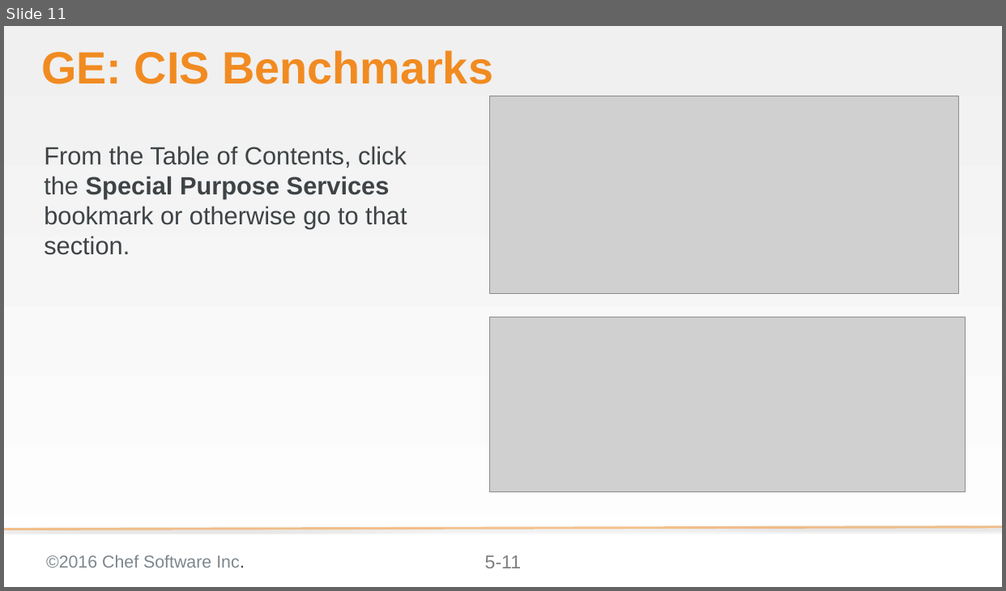
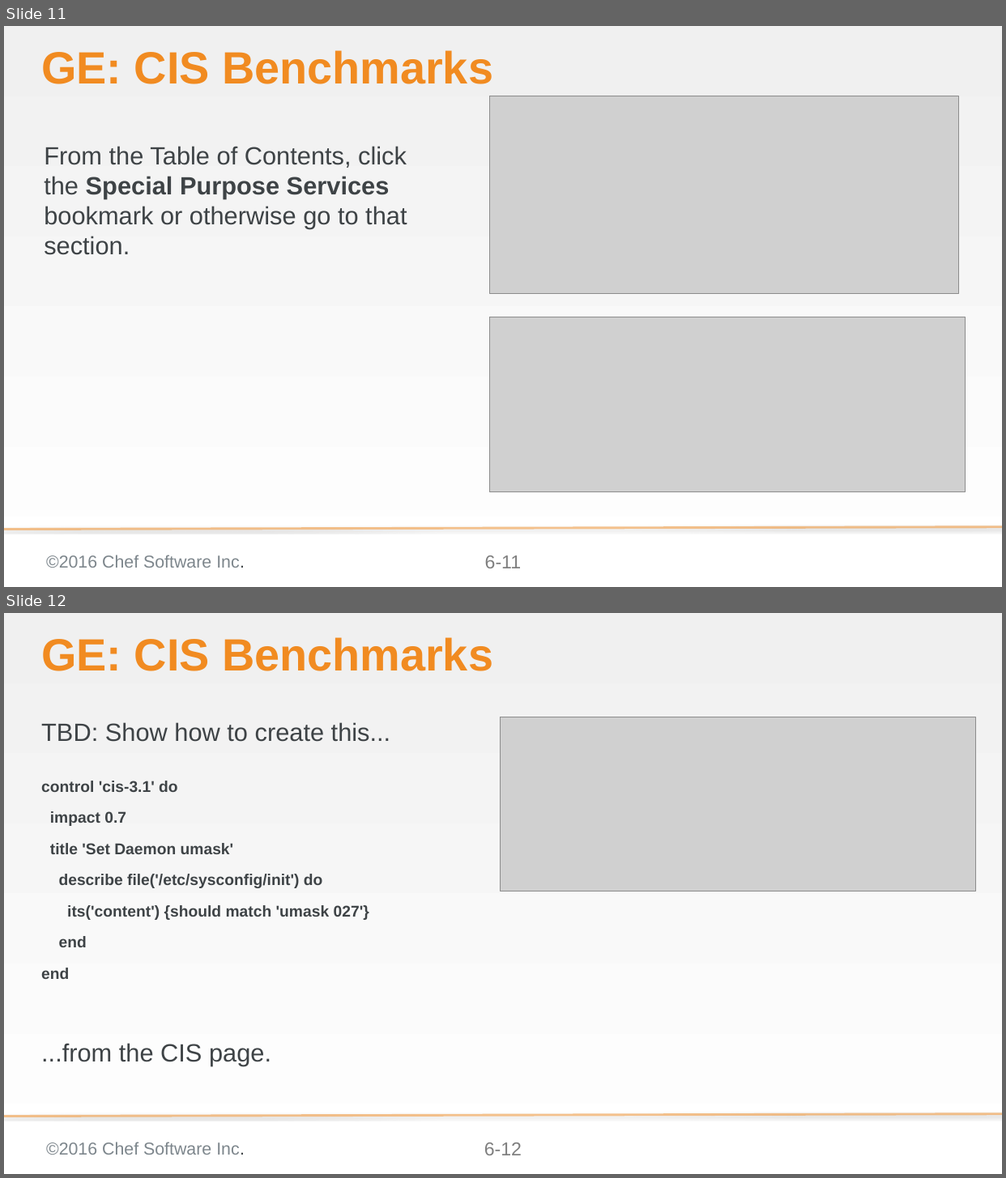
Before and after one commit to bchamby/chef-compliance-installation-configuration-operation, a slide deck: 06-compliance-frameworks-inspec.pptx. Shown one above the other, each under a label of ours: slide 11 before the commit, slides 11 and 12 after it. The pictures are 1006x591 and 1006x1178 pixels, drawn with LibreOffice and Linux fonts; fonts in the diff are those of the drawing; grey boxes stand for pictures; background and template pictures are left out. Boxes give left, top, right and bottom in pixels: in the first picture for what was removed or moved away, otherwise in the second. Text is boxed around its words. In the diff, an @@ line names an element or a change of style, - is before the commit and + after.

Commit message:
Finished CIS Benchmarks lab

```diff
--- a/06-compliance-frameworks-inspec.pptx
+++ b/06-compliance-frameworks-inspec.pptx
@@ slide 12 added at bbox=[4, 613, 1002, 1174], background gradient #F0F0F0 to #FFFFFF; not listed: 3 template elements that a slide beside it also shows @@
@@ title added at bbox=[41, 637, 493, 671], 58 pt, text #F18B21, bold @@
+GE: CIS Benchmarks
@@ text added at bbox=[41, 722, 390, 1067], 20 pt, text #3E4346, bold @@
+TBD: Show how to create this...
+control 'cis-3.1' do
+impact 0.7
+title 'Set Daemon umask'
+describe file('/etc/sysconfig/init') do
+its('content') {should match 'umask 027'}
+end
+end
+...from the CIS page.
@@ picture added at bbox=[500, 717, 975, 891] @@
@@ page number at bbox=[485, 556, 522, 569]: text changed @@
-5-11
+6-11
```
Also in this commit, not shown: 4 slides changed, 14 other slides added, 7 slides removed.
